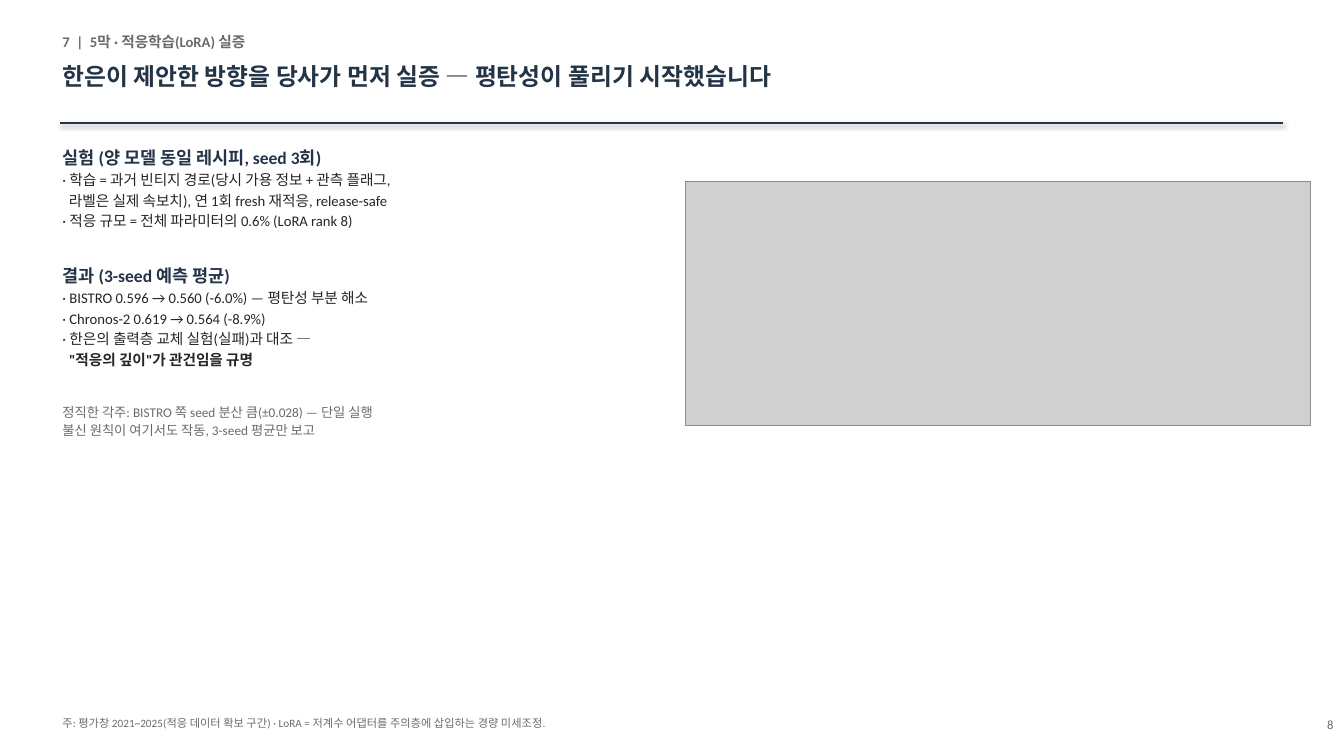
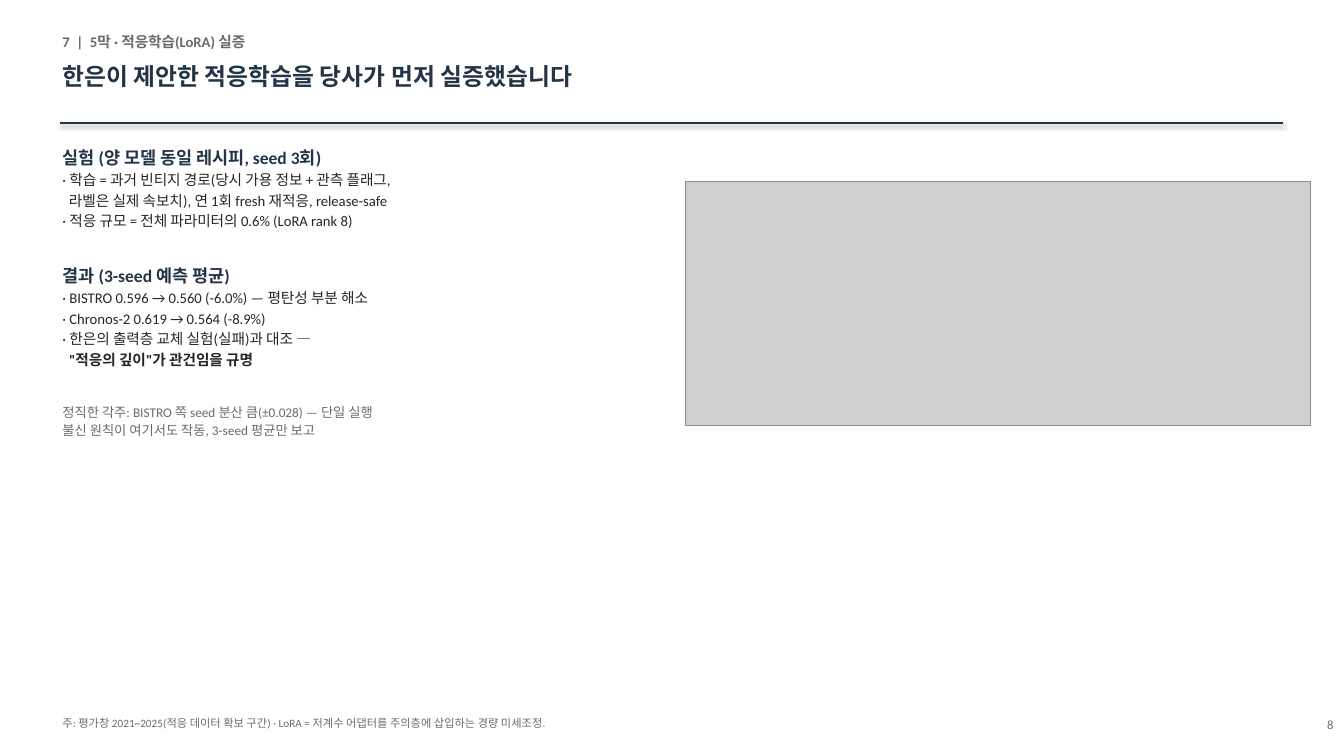
Before and after one commit to shezgone/bistro-lstm, a slide deck: slide 8 of docs/한은협업_여정보고_대표_2026-09-01.pptx. Drawn at 1344x756 pixels with LibreOffice and Linux fonts; fonts in the diff are those of the drawing; grey boxes stand for pictures. Boxes give left, top, right and bottom in pixels: in the first picture for what was removed or moved away, otherwise in the second. Text is boxed around its words. In the diff, an @@ line names an element or a change of style, - is before the commit and + after.

```diff
--- a/docs/한은협업_여정보고_대표_2026-09-01.pptx
+++ b/docs/한은협업_여정보고_대표_2026-09-01.pptx
@@ text at bbox=[62, 65, 572, 87]: text changed @@
-한은이 제안한 방향을 당사가 먼저 실증 — 평탄성이 풀리기 시작했습니다
+한은이 제안한 적응학습을 당사가 먼저 실증했습니다
```
Also in this commit, not shown: 7 other slides changed, 1 other file.
